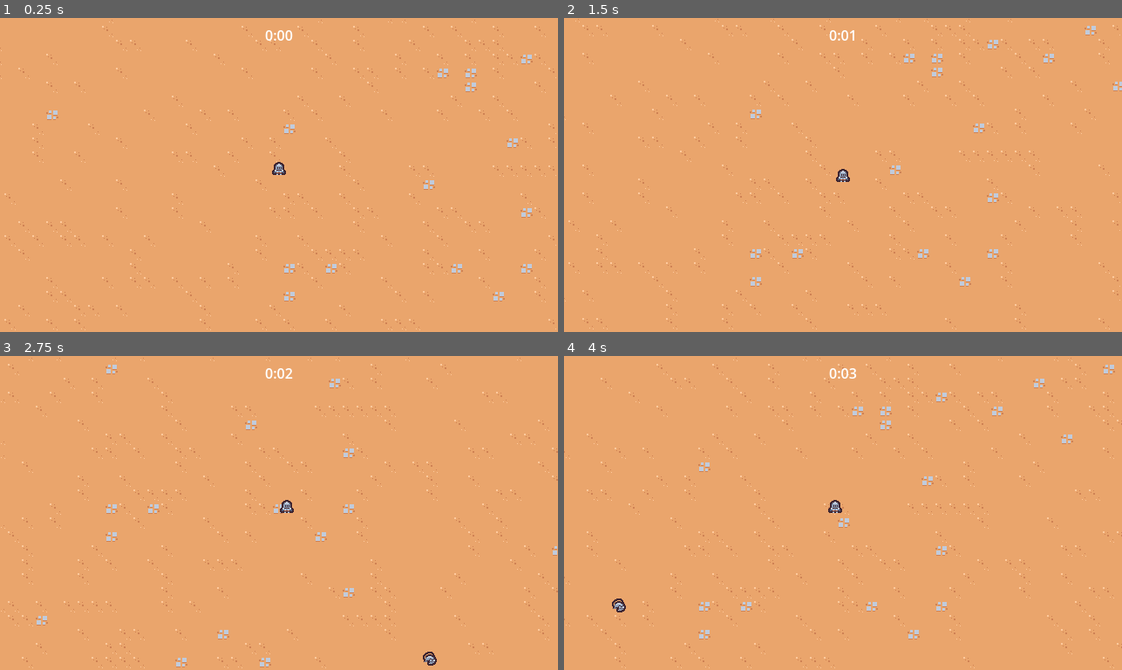
Above: before the commit, frames 1-4 (two rows, left to right).
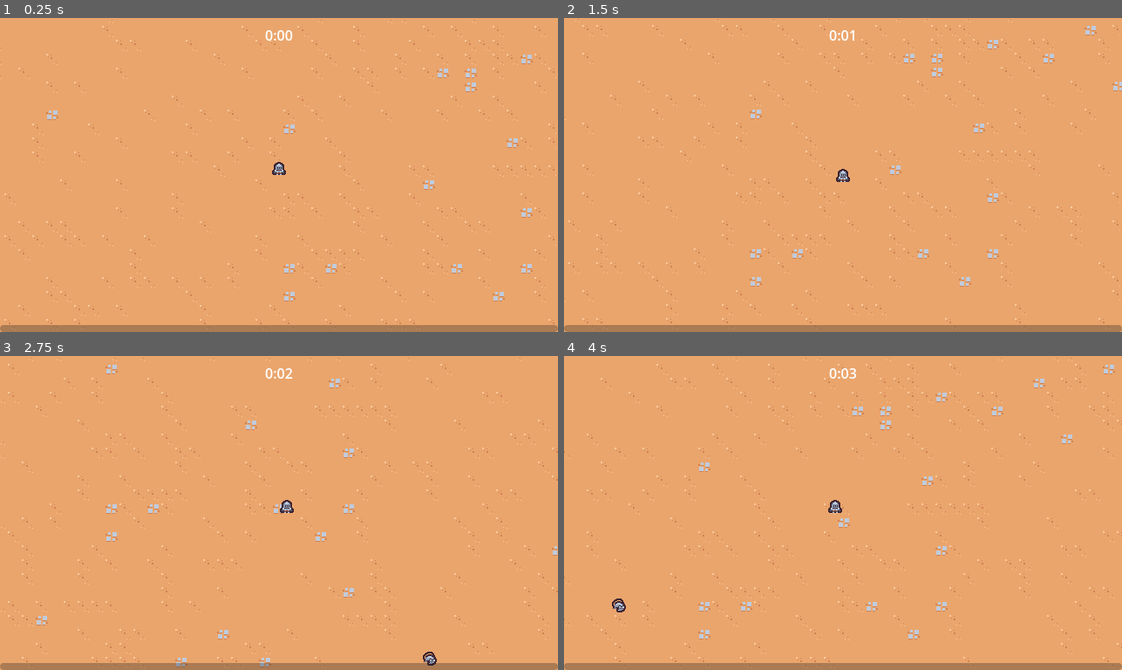
Above: after the commit, the same moments.

Repository: Marllon-Freitas/rogue-like-style-game
Game: Godot game, scene res://scenes/main/main.tscn
The game is run twice, just before and just after one commit, with the same random seed, the same clock (stepped at 60 frames per second) and the same inputs.
Inputs:
- Up to frame 1 (0.25 s): no input
- Up to frame 2 (1.5 s): tap Enter at 0.5 s; hold D (move_right) 0.53-1.28 s; hold S (move_down) from 1.28 s (still down)
- Up to frame 3 (2.75 s): release S (move_down) at 2.03 s; hold D (move_right) from 2.03 s (still down)
- Up to frame 4 (4 s): release D (move_right) at 2.78 s; hold W (move_up) 2.78-3.53 s; hold A (move_left) from 3.53 s (still down)

The runs differ from the first frame. In frame 1, 2.2% of the frame differs, in the area x 0-100%, y 97-100%; in frame 2, 2.2%; in frame 3, 2.2%; in frame 4, 2.2%.

Commit message:
feat: adding a experience bar

Diff:
--- a/scenes/main/main.tscn
+++ b/scenes/main/main.tscn
@@ -1,9 +1,10 @@
-[gd_scene load_steps=8 format=3 uid="uid://be2qj28r37g8"]
+[gd_scene load_steps=9 format=3 uid="uid://be2qj28r37g8"]
 
 [ext_resource type="TileSet" uid="uid://16suju6buk17" path="res://resources/tileset.tres" id="1_4rik5"]
 [ext_resource type="PackedScene" uid="uid://hujs1kln7lse" path="res://scenes/ui/arena_time_ui.tscn" id="1_d7k5v"]
 [ext_resource type="PackedScene" uid="uid://b3hwyhnmr5g2y" path="res://scenes/game_object/player/player.tscn" id="1_iyfve"]
 [ext_resource type="PackedScene" uid="uid://b3k2mlpgki5rx" path="res://scenes/manager/enemy_manager.tscn" id="1_uhk2r"]
+[ext_resource type="PackedScene" uid="uid://dwjnoligj8pfi" path="res://scenes/ui/experience_bar.tscn" id="2_27l4d"]
 [ext_resource type="PackedScene" uid="uid://b8iys80510fcj" path="res://scenes/manager/arena_time_manager.tscn" id="2_fdt5c"]
 [ext_resource type="PackedScene" uid="uid://cx1ccqbhnkvnq" path="res://scenes/game_object/game_camera/game_camera.tscn" id="3_qao0r"]
 [ext_resource type="PackedScene" uid="uid://cvpaewth82d4p" path="res://scenes/manager/expirience_manager.tscn" id="4_64kwn"]
@@ -12,6 +13,9 @@
 
 [node name="ArenaTimeUI" parent="." node_paths=PackedStringArray("arena_time_manager") instance=ExtResource("1_d7k5v")]
 arena_time_manager = NodePath("../ArenaTimeManager")
+
+[node name="ExperienceBar" parent="." node_paths=PackedStringArray("experience_manager") instance=ExtResource("2_27l4d")]
+experience_manager = NodePath("../ExpirienceManager")
 
 [node name="ArenaTimeManager" parent="." instance=ExtResource("2_fdt5c")]
 
--- /dev/null
+++ b/scenes/manager/experience_manager.tscn
@@ -0,0 +1,6 @@
+[gd_scene load_steps=2 format=3 uid="uid://buyye4k23m0gm"]
+
+[ext_resource type="Script" path="res://scenes/manager/expirience_manager.gd" id="1_q4fna"]
+
+[node name="ExperienceManager" type="Node"]
+script = ExtResource("1_q4fna")
--- a/scenes/manager/expirience_manager.gd
+++ b/scenes/manager/expirience_manager.gd
@@ -1,6 +1,12 @@
 extends Node
 
+signal experience_updated(current_expirience: float, target_experience: float)
+
+const TARGET_EXPERIENCE_GROWTH = 5
+
 var current_expirience: float = 0
+var current_level: int = 1
+var target_experience: float = 5
 
 
 func _ready():
@@ -8,8 +14,13 @@
 
 
 func increment_expirience(number: float):
-	current_expirience += number
-	print("Expirience: ", current_expirience)
+	current_expirience = min(current_expirience + number, target_experience)
+	experience_updated.emit(current_expirience, target_experience)
+	if current_expirience == target_experience:
+		current_level += 1
+		target_experience = target_experience * TARGET_EXPERIENCE_GROWTH
+		current_expirience = 0
+		experience_updated.emit(current_expirience, target_experience)
 
 
 func on_experience_vial_collected(number: float):
--- /dev/null
+++ b/scenes/ui/experience_bar.gd
@@ -0,0 +1,14 @@
+extends CanvasLayer
+
+@export var experience_manager: Node
+@onready var progress_bar = $MarginContainer/ProgressBar
+
+
+func _ready():
+	progress_bar.value = 0
+	experience_manager.experience_updated.connect(on_experience_updated)
+
+
+func on_experience_updated(current_expirience: float, target_experience: float):
+	var percentage = current_expirience / target_experience
+	progress_bar.value = percentage
--- /dev/null
+++ b/scenes/ui/experience_bar.tscn
@@ -0,0 +1,24 @@
+[gd_scene load_steps=2 format=3 uid="uid://dwjnoligj8pfi"]
+
+[ext_resource type="Script" path="res://scenes/ui/experience_bar.gd" id="1_0p17g"]
+
+[node name="ExperienceBar" type="CanvasLayer" node_paths=PackedStringArray("experience_manager")]
+script = ExtResource("1_0p17g")
+experience_manager = NodePath("")
+
+[node name="MarginContainer" type="MarginContainer" parent="."]
+anchors_preset = 15
+anchor_right = 1.0
+anchor_bottom = 1.0
+grow_horizontal = 2
+grow_vertical = 2
+mouse_filter = 2
+
+[node name="ProgressBar" type="ProgressBar" parent="MarginContainer"]
+custom_minimum_size = Vector2(0, 8)
+layout_mode = 2
+size_flags_vertical = 8
+mouse_filter = 2
+max_value = 1.0
+value = 0.5
+show_percentage = false
